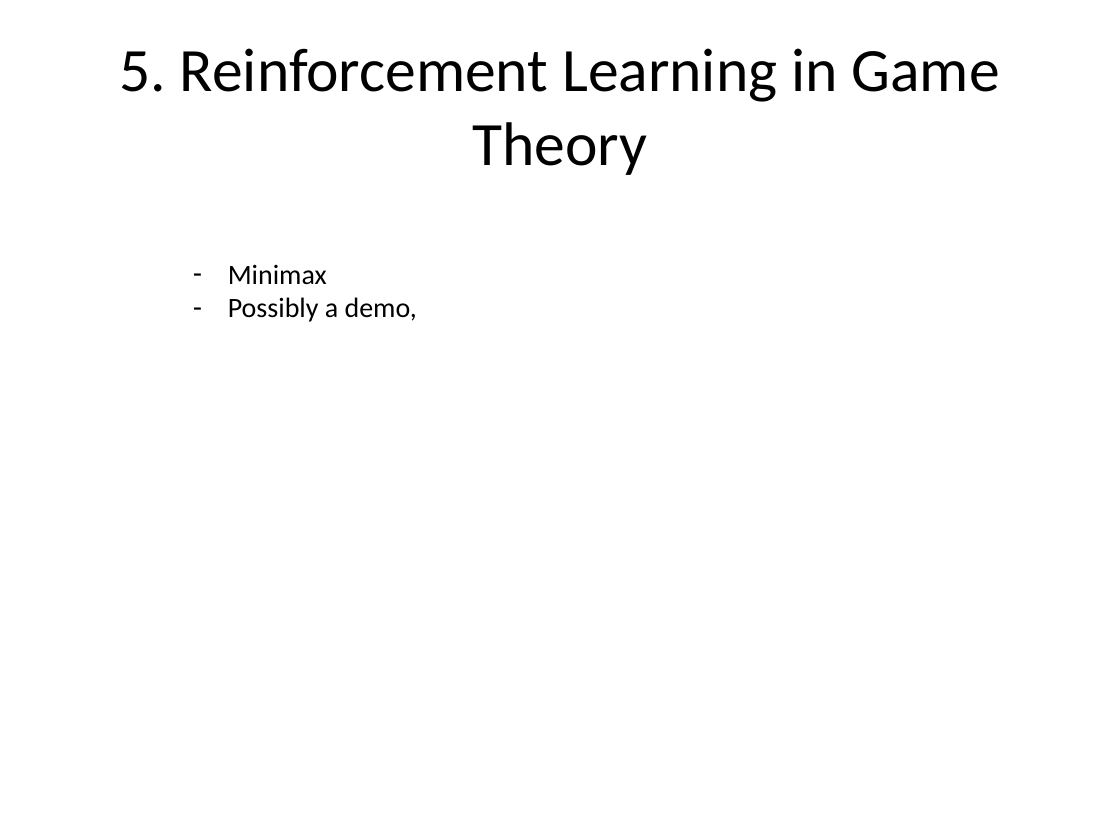
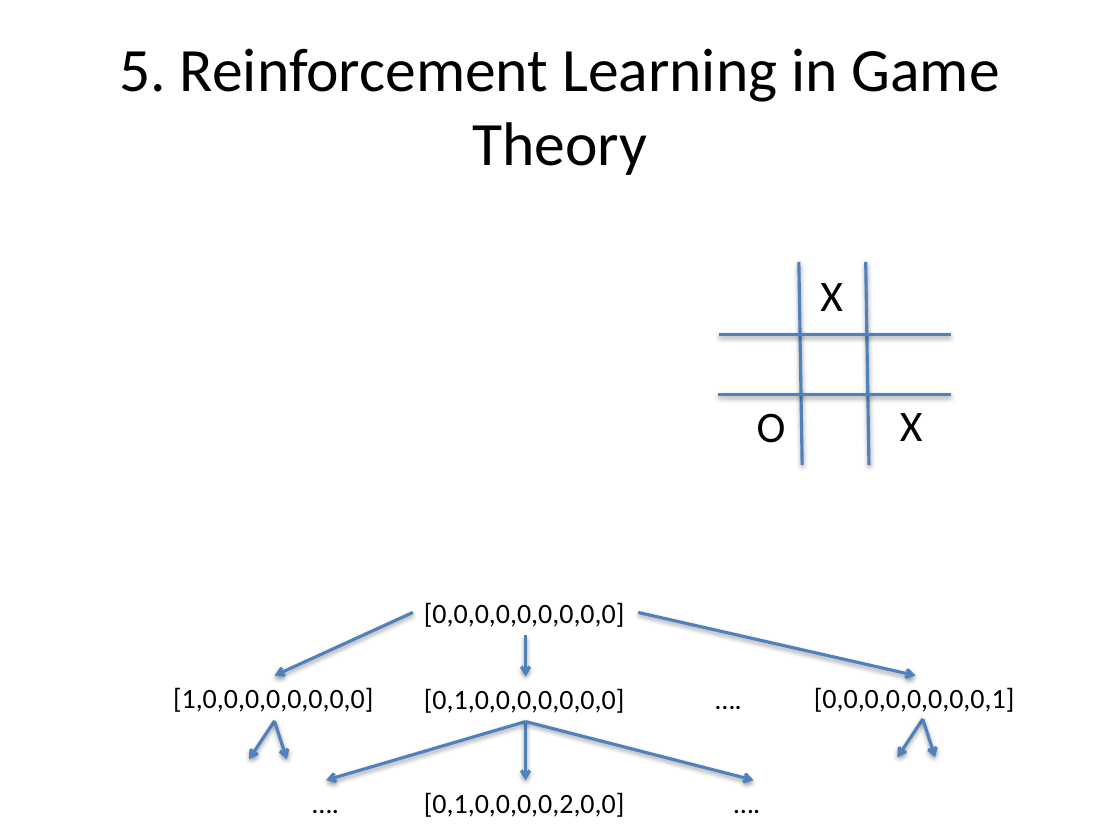
Before and after one commit to talhajansari/dermalink, a slide deck: slide 6 of FRONT_END/logo_lab/FINAL_presentation.pptx. Drawn at 1120x840 pixels with LibreOffice and Linux fonts; fonts in the diff are those of the drawing. Boxes give left, top, right and bottom in pixels: in the first picture for what was removed or moved away, otherwise in the second. Text is boxed around its words. In the diff, an @@ line names an element or a change of style, - is before the commit and + after.

```diff
--- a/FRONT_END/logo_lab/FINAL_presentation.pptx
+++ b/FRONT_END/logo_lab/FINAL_presentation.pptx
@@ text removed at (228, 264, 417, 322) @@
-– Minimax
-– Possibly a demo,
@@ text added at (820, 283, 843, 311), 28 pt, text #000000 @@
+X
@@ group added at (718, 262, 951, 465): 4 lines @@
@@ text added at (757, 413, 786, 443), 28 pt, text #000000 @@
+O
@@ text added at (900, 413, 923, 441), 28 pt, text #000000 @@
+X
@@ group added at (173, 602, 1014, 825): 10 arrows, 8 texts @@
+[0,0,0,0,0,0,0,0,0]
+[1,0,0,0,0,0,0,0,0]
+[0,1,0,0,0,0,0,0,0]
+[0,0,0,0,0,0,0,0,1]
+….
+[0,1,0,0,0,0,2,0,0]
+….
+….
```
Also in this commit, not shown: 5 other slides changed, 7 other files.
